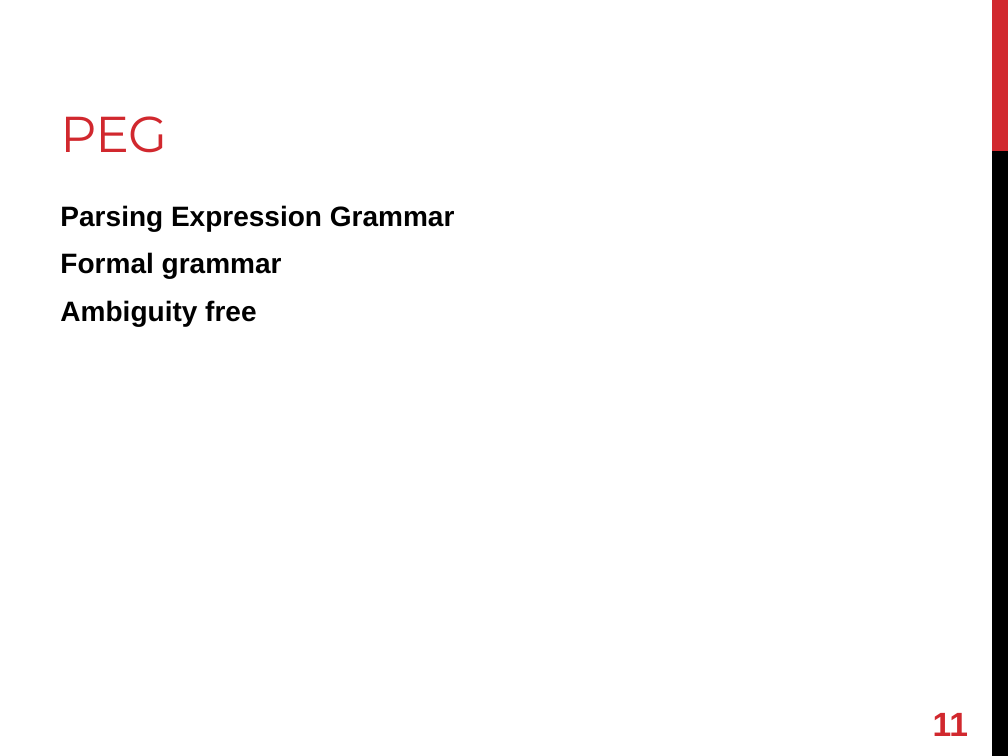
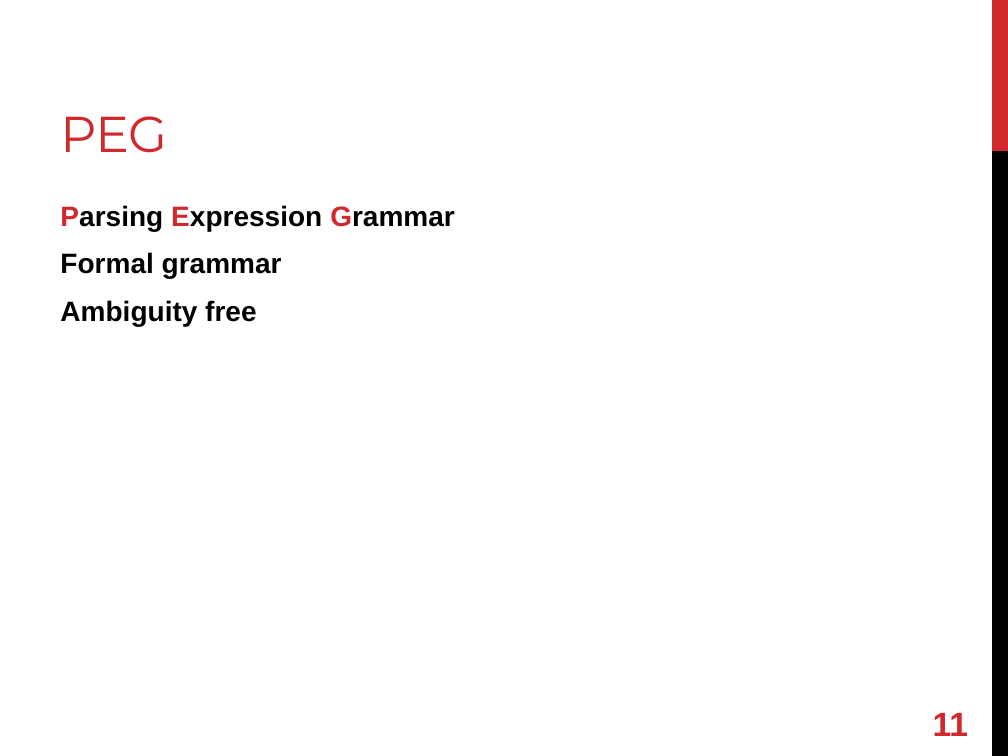
Before and after one commit to shugo/RubyKaigi2013, a slide deck: slide 12 of refining_refinements.pptx. Drawn at 1008x756 pixels with LibreOffice and Linux fonts; fonts in the diff are those of the drawing. Boxes give left, top, right and bottom in pixels: in the first picture for what was removed or moved away, otherwise in the second. Text is boxed around its words. In the diff, an @@ line names an element or a change of style, - is before the commit and + after.

```diff
--- a/refining_refinements.pptx
+++ b/refining_refinements.pptx
@@ text at (60, 205, 455, 231): text colour #000000 to #D1282E in "Parsing Expression Grammar" @@
```
Also in this commit, not shown: 5 other slides changed, 2 slides added, 1 slide removed.
